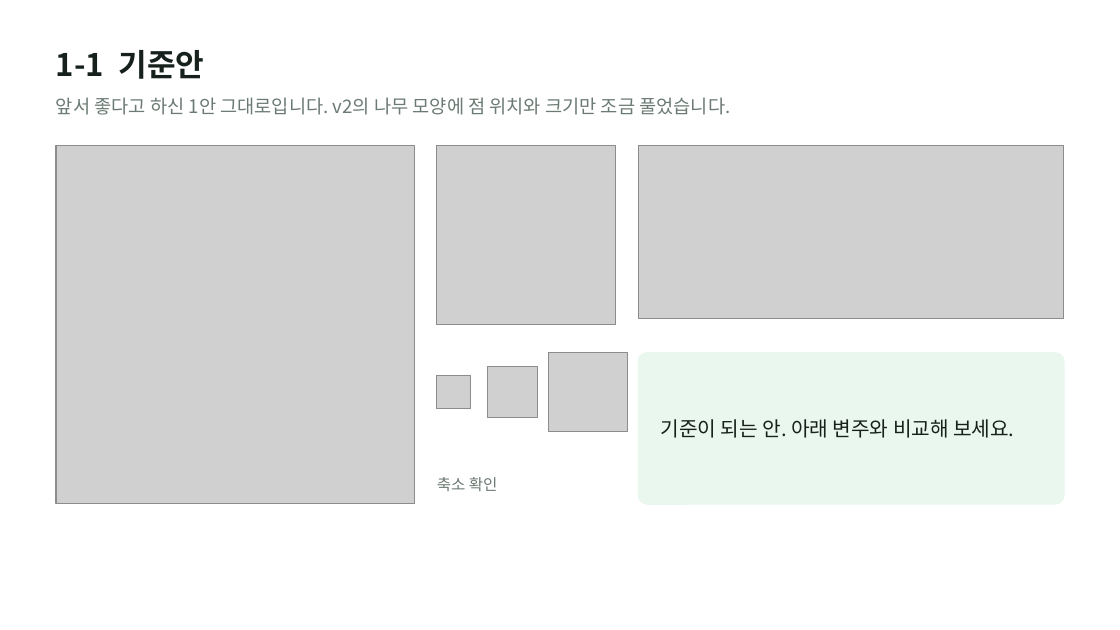
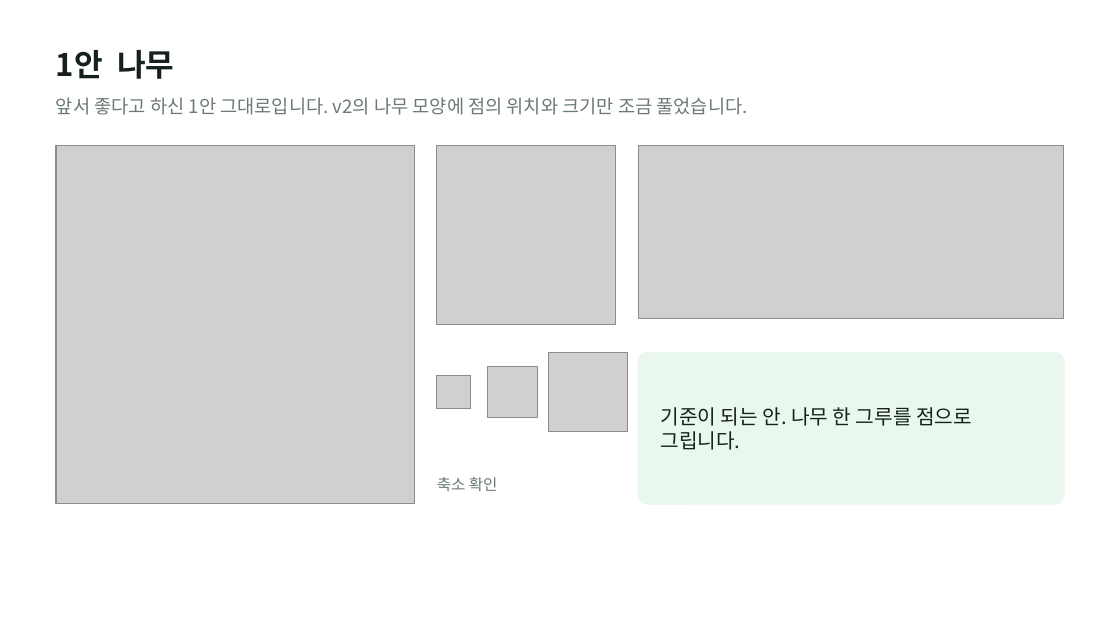
Before and after one commit to otterlee0208/otterlee, a slide deck: slide 4 of bi/zambia-variations-v3/plant-zambia-bi-variations-v3.pptx. Drawn at 1120x630 pixels with LibreOffice and Linux fonts; fonts in the diff are those of the drawing; grey boxes stand for pictures. Boxes give left, top, right and bottom in pixels: in the first picture for what was removed or moved away, otherwise in the second. Text is boxed around its words. In the diff, an @@ line names an element or a change of style, - is before the commit and + after.

```diff
--- a/bi/zambia-variations-v3/plant-zambia-bi-variations-v3.pptx
+++ b/bi/zambia-variations-v3/plant-zambia-bi-variations-v3.pptx
@@ text at (x1=56, y1=50, x2=174, y2=79): text changed @@
-1-1 기준안
+1안 나무
@@ text at (x1=56, y1=97, x2=748, y2=115): text changed @@
-앞서 좋다고 하신 1안 그대로입니다. v2의 나무 모양에 점 위치와 크기만 조금 풀었습니다.
+앞서 좋다고 하신 1안 그대로입니다. v2의 나무 모양에 점의 위치와 크기만 조금 풀었습니다.
@@ text at (x1=661, y1=407, x2=972, y2=450): text changed @@
-기준이 되는 안. 아래 변주와 비교해 보세요.
+기준이 되는 안. 나무 한 그루를 점으로 그립니다.
```
Also in this commit, not shown: 4 other slides changed, 2 slides added, 3 slides removed, 50 other files.
